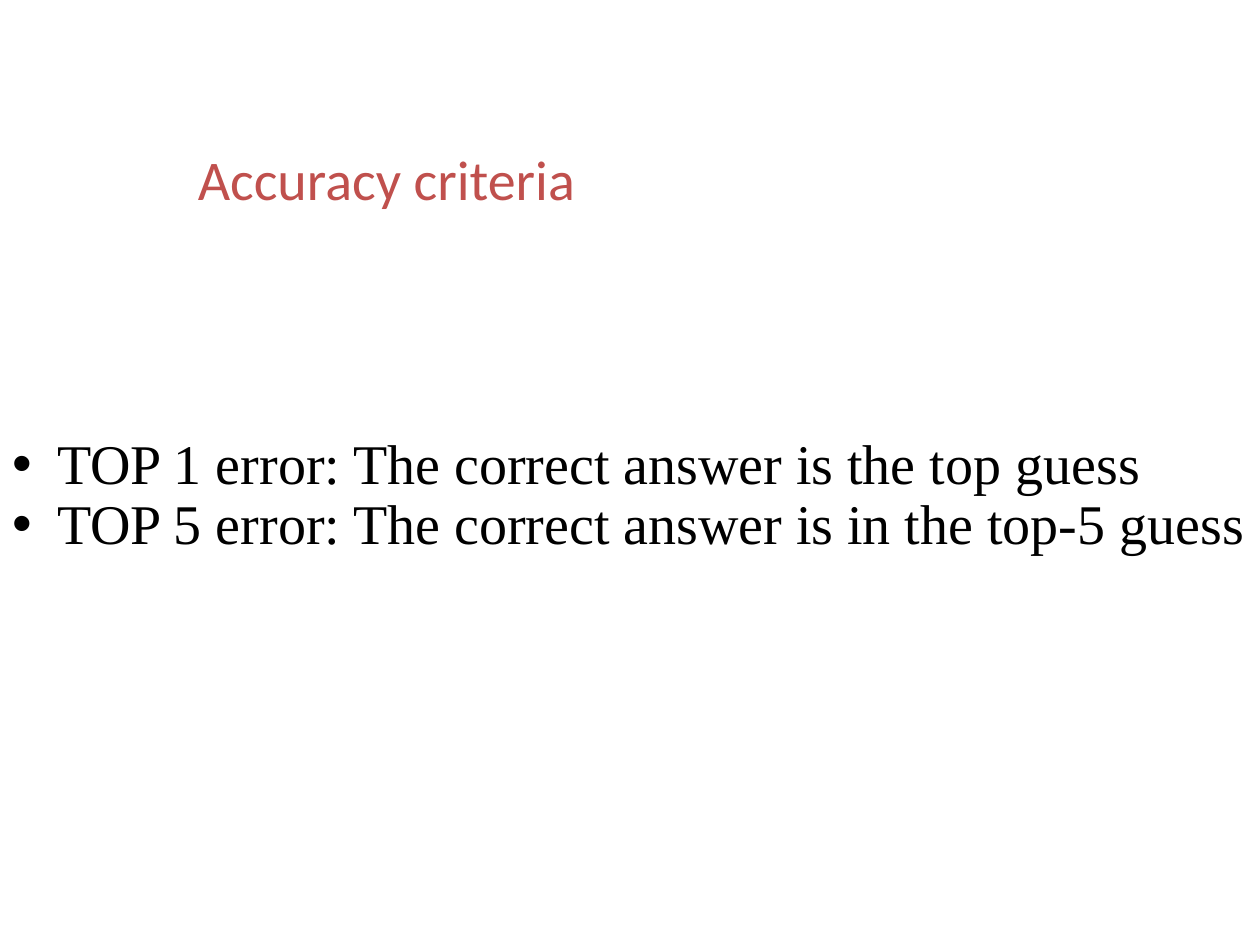
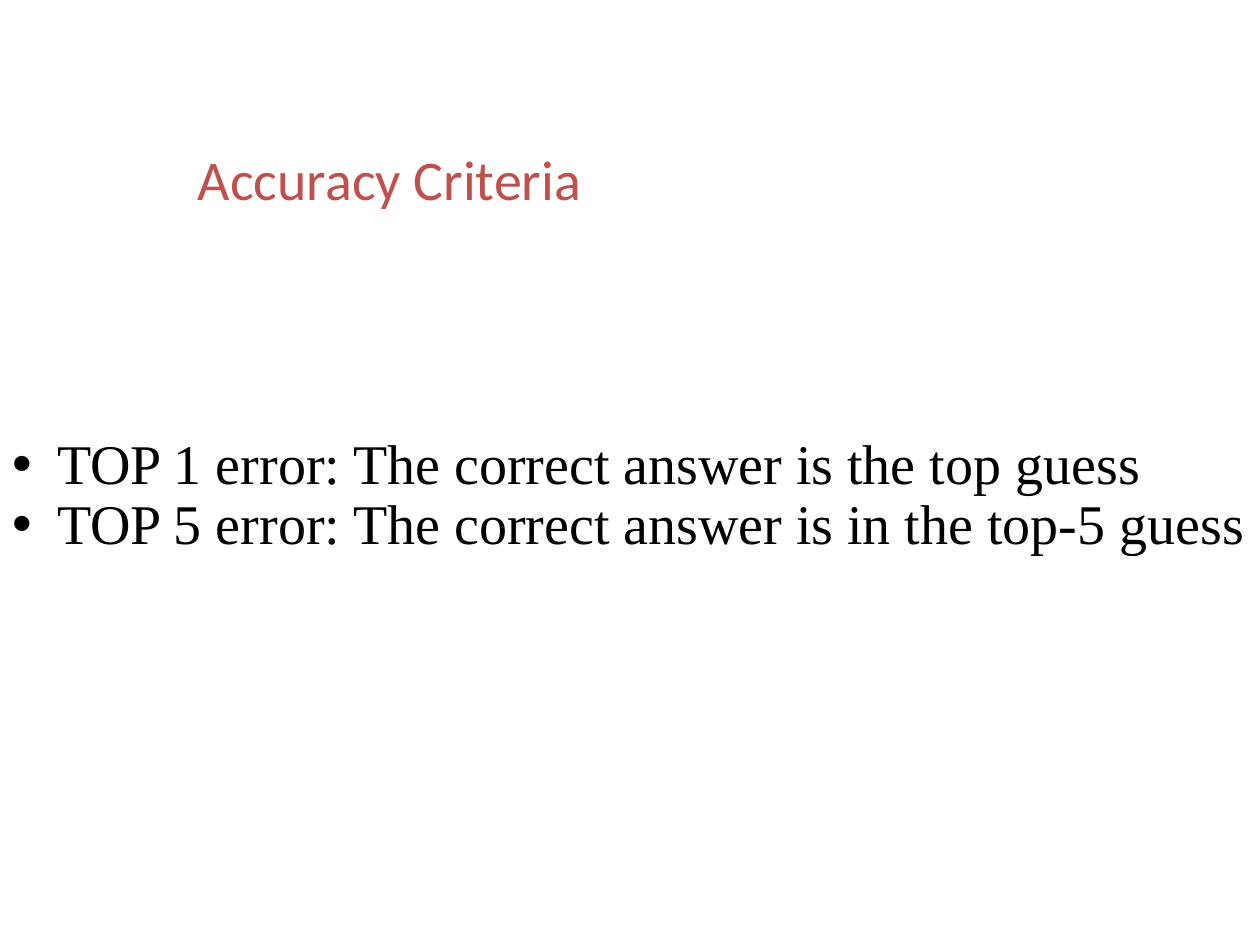
Before and after one commit to ttomchy/CV_2Project, a slide deck: slide 5 of presentation.pptx (slide 37 before the commit). Drawn at 1260x945 pixels with LibreOffice and Linux fonts; fonts in the diff are those of the drawing; background and template pictures are left out. Boxes give left, top, right and bottom in pixels: in the first picture for what was removed or moved away, otherwise in the second. Text is boxed around its words. In the diff, an @@ line names an element or a change of style, - is before the commit and + after.

```diff
--- a/presentation.pptx
+++ b/presentation.pptx
@@ text at <box>198,161,581,209</box>: text changed @@
-Accuracy criteria
+Accuracy Criteria
```
Also in this commit, not shown: 3 other slides changed, 12 slides added, 3 slides removed.
